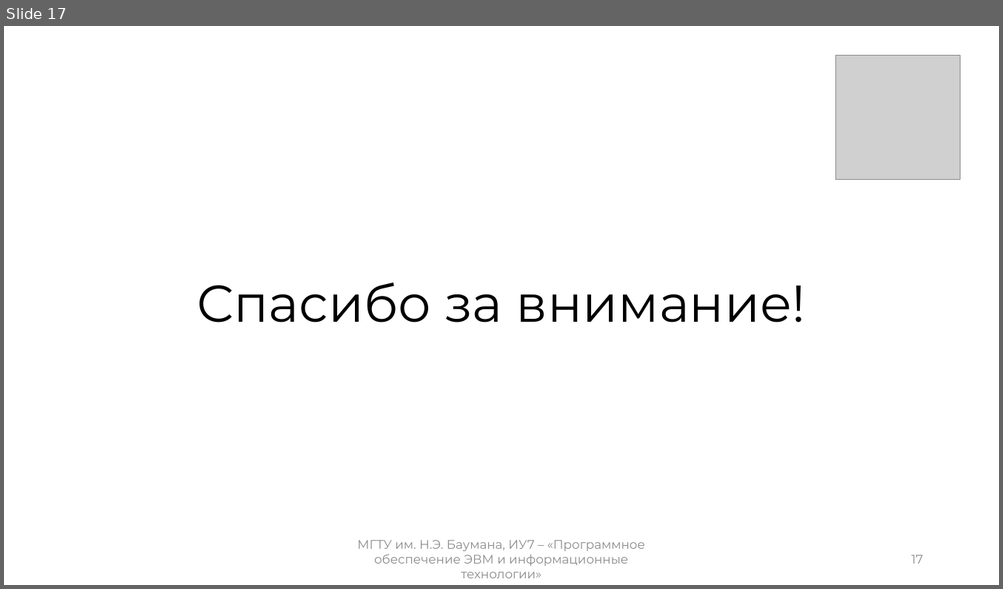
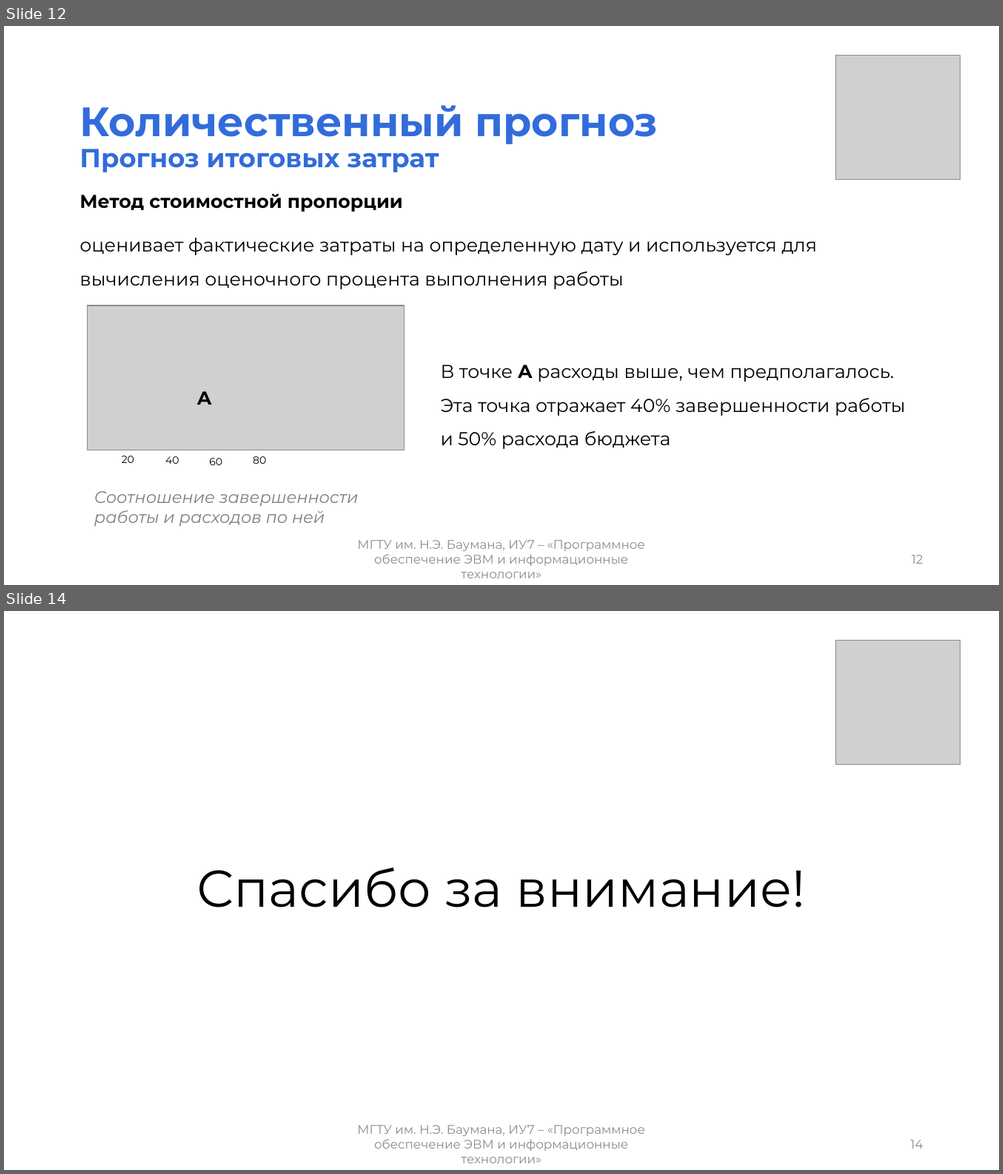
Before and after one commit to mshsvnv/Economics, a slide deck: module_03/pres.pptx. Shown one above the other, each under a label of ours: slide 17 before the commit, slides 12 and 14 after it; the slides between them are not shown. The pictures are 1003x589 and 1003x1174 pixels, drawn with LibreOffice and Linux fonts; fonts in the diff are those of the drawing; grey boxes stand for pictures. Boxes give left, top, right and bottom in pixels: in the first picture for what was removed or moved away, otherwise in the second. Text is boxed around its words. In the diff, an @@ line names an element or a change of style, - is before the commit and + after.

```diff
--- a/module_03/pres.pptx
+++ b/module_03/pres.pptx
@@ slide 12 added at [4, 26, 999, 585], background #FFFFFF @@
@@ picture added at [836, 55, 960, 179] @@
@@ title added at [79, 105, 658, 173], 39.6 pt, text #326CDB, bold @@
+Количественный прогноз
+Прогноз итоговых затрат
@@ text added at [79, 194, 817, 289], 18 pt, text #000000 @@
+Метод стоимостной пропорции
+оценивает фактические затраты на определенную дату и используется для вычисления оценочного процента выполнения работы
@@ picture added at [87, 306, 404, 451] @@
@@ text added at [441, 365, 905, 449], 18 pt, text #000000 @@
+В точке А расходы выше, чем предполагалось.
+Эта точка отражает 40% завершенности работы и 50% расхода бюджета
@@ text added at [197, 392, 212, 405], 18 pt, text #000000, bold @@
+А
@@ text added at [122, 456, 134, 463], 10 pt, text #000000 @@
+20
@@ text added at [165, 457, 179, 464], 10 pt, text #000000 @@
+40
@@ text added at [209, 458, 222, 466], 10 pt, text #000000 @@
+60
@@ text added at [253, 457, 266, 464], 10 pt, text #000000 @@
+80
@@ text added at [94, 491, 358, 527], 16 pt, text #808080, italic @@
+Соотношение завершенности работы и расходов по ней
@@ text added at [357, 540, 645, 579], 12 pt, text #8C8C8C @@
+МГТУ им. Н.Э. Баумана, ИУ7 – «Программное обеспечение ЭВМ и информационные технологии»
@@ page number added at [911, 555, 923, 564], 12 pt, text #8C8C8C @@
+12
@@ what was slide 17 is now slide 14 @@
@@ page number at [910, 1140, 922, 1149]: text changed @@
-17
+14
```
Also in this commit, not shown: 11 slides changed, 1 other slide added, 5 slides removed, 19 other files.
